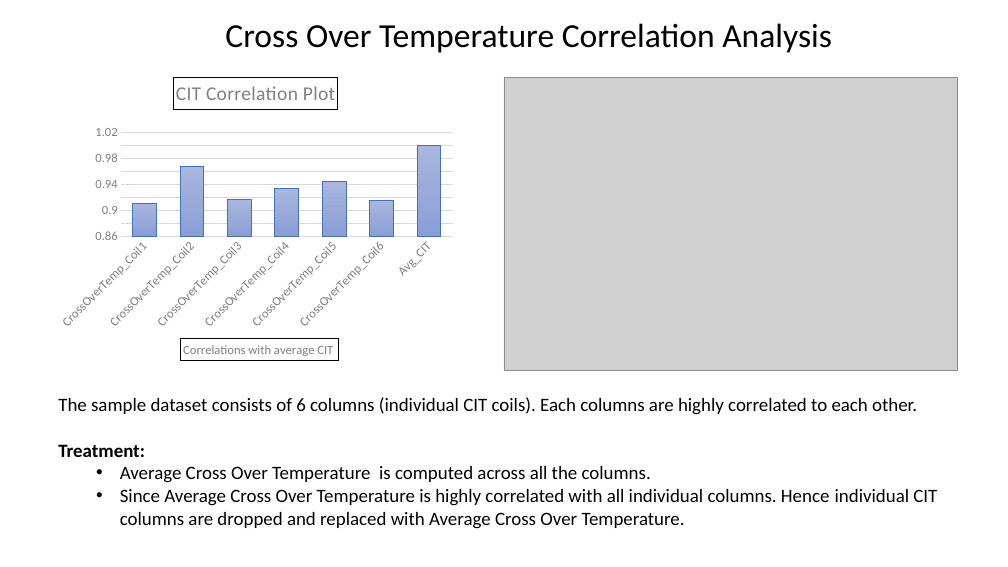
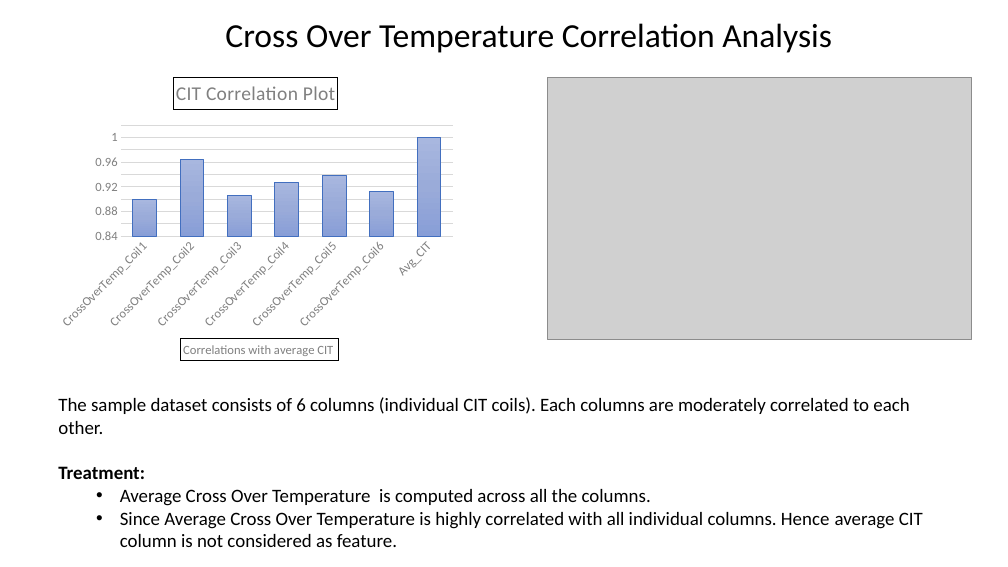
Before and after one commit to SabyasachiBhadra/CAP_106, a slide deck: slide 11 of CAP_106_Research_Env/EDA_Report/New Microsoft PowerPoint Presentation.pptx. Drawn at 1008x567 pixels with LibreOffice and Linux fonts; fonts in the diff are those of the drawing; grey boxes stand for pictures. Boxes give left, top, right and bottom in pixels: in the first picture for what was removed or moved away, otherwise in the second. Text is boxed around its words. In the diff, an @@ line names an element or a change of style, - is before the commit and + after.

```diff
--- a/CAP_106_Research_Env/EDA_Report/New Microsoft PowerPoint Presentation.pptx
+++ b/CAP_106_Research_Env/EDA_Report/New Microsoft PowerPoint Presentation.pptx
@@ column chart at [51,77,461,371] @@
@@ Series 1, CrossOverTemp_Coil1: 0.91 to 0.9 @@
@@ Series 1, CrossOverTemp_Coil3: 0.92 to 0.91 @@
@@ Series 1, CrossOverTemp_Coil6: 0.92 to 0.91 @@
@@ picture: place and size @@
-picture at [504,77,957,371]
+picture at [547,77,972,339]
@@ text at [58,397,909,434]: text changed @@
-The sample dataset consists of 6 columns (individual CIT coils). Each columns are highly correlated to each other.
+The sample dataset consists of 6 columns (individual CIT coils). Each columns are moderately correlated to each other.
@@ text at [120,512,923,547]: text changed @@
-  • Since Average Cross Over Temperature is highly correlated with all individual columns. Hence individual CIT columns are dropped and replaced with Average Cross Over Temperature.
+  • Since Average Cross Over Temperature is highly correlated with all individual columns. Hence average CIT column is not considered as feature.
```
Also in this commit, not shown: 7 other slides changed, 6 slides added, 32 other files.
